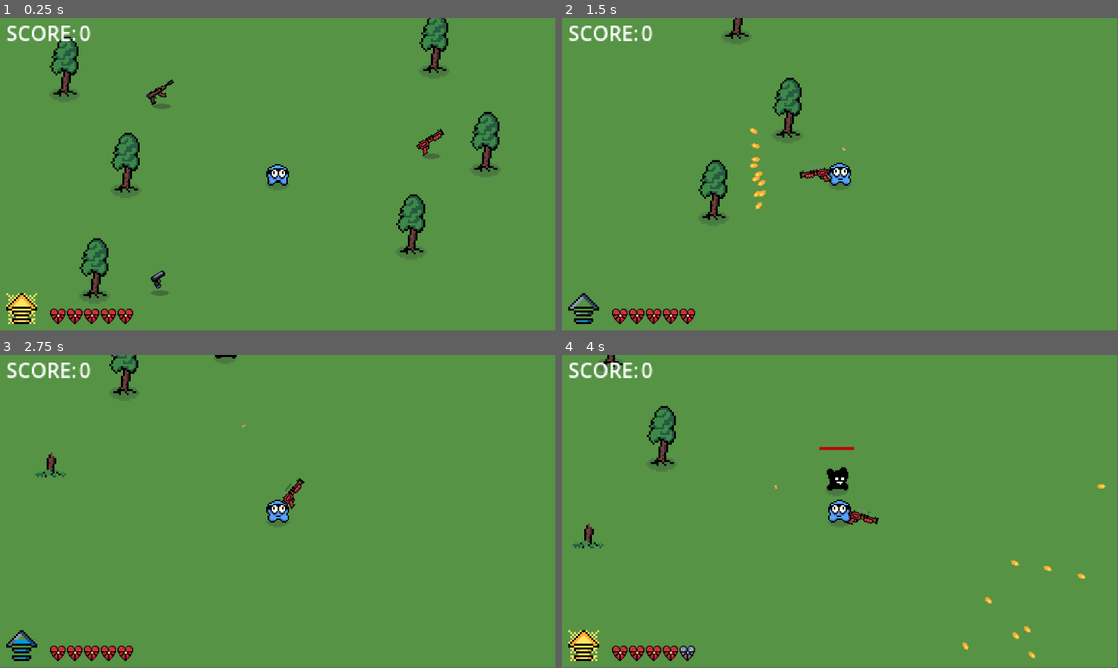
Above: before the commit, frames 1-4 (two rows, left to right).
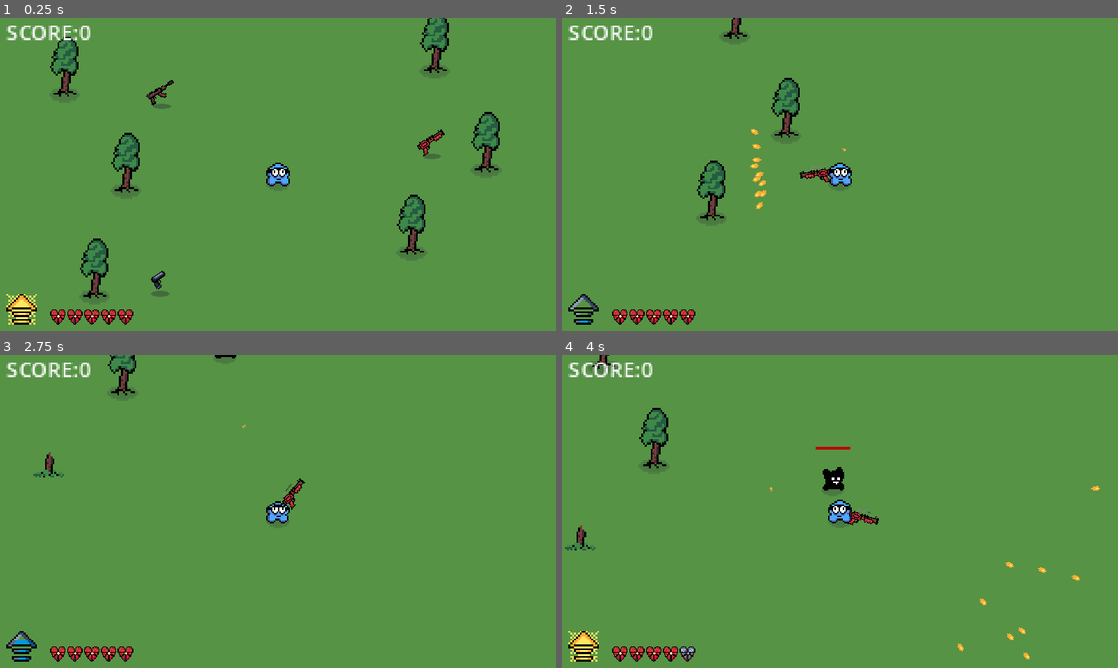
Above: after the commit, the same moments.

Repository: MicCode/zbra-survivors
Game: Godot game, scene res://game.tscn
Two runs of this game, one before a commit and one after it. Both use one fixed random seed, a clock stepped at 60 frames per second and the inputs below.
Inputs (mouse positions are in pixels of both pictures, inside the frame that each line leads up to):
- Up to frame 1 (0.25 s): no input
- Up to frame 2 (1.5 s): move the mouse to (962, 158) at 0.52 s; hold D (move_right) 0.53-1.28 s; hold Space (dash) 0.53-1.28 s; move the mouse to (728, 190) at 1.27 s; hold S (move_down) from 1.28 s (still down); click (728, 190) at 1.35 s
- Up to frame 3 (2.75 s): move the mouse to (333, 442) at 2.02 s; release S (move_down) at 2.03 s; hold D (move_right) from 2.03 s (still down); hold E (grab) from 2.03 s (still down)
- Up to frame 4 (4 s): move the mouse to (812, 574) at 2.77 s; release D (move_right) at 2.78 s; release E (grab) at 2.78 s; hold W (move_up) 2.78-3.53 s; tap Space (dash) at 2.85 s; move the mouse to (1006, 558) at 3.52 s; press the mouse at (1006, 558) at 3.53 s; hold A (move_left) from 3.53 s (still down)
In our replay, the window is 799x449 before the commit and 800x450 after it. These sizes can differ from the game's own. Grey fills any space a smaller window leaves; there, only what the larger window draws over its background counts as a difference.

The runs differ from the first frame. In frame 1, 2.2% of the frame differs, in the area x 1-90%, y 0-98%; in frame 2, 2.0%; in frame 3, 1.5%; in frame 4, 2.6%, in the area x 0-98%, y 0-98%.

Commit message:
feat: added player dead sprite + improved physics render frequency

Diff:
--- a/player/player.gd
+++ b/player/player.gd
@@ -7,6 +7,7 @@
 var is_pickup_blocked = false
 var equiped_gun: Gun
 var can_be_damaged = true
+var just_hurt = false
 
 func _ready():
 	init_health()
@@ -33,10 +34,11 @@
 		velocity = direction * GameState.player.move_speed * GameState.player.dash_speed_multiplier
 
 	move_and_slide()
-	if velocity.length() > 0:
-		%Sprite.play("walk")
-	else:
-		%Sprite.play("idle")
+	if !just_hurt:
+		if velocity.length() > 0:
+			%Sprite.play("walk")
+		else:
+			%Sprite.play("idle")
 
 func start_dashing():
 	%DashSound.play()
@@ -64,6 +66,8 @@
 	GameState.emit_player_change()
 	can_be_damaged = false
 	%DamageTimer.start(GameState.player.damage_cooldown_s)
+	%Sprite.play("hurt")
+	just_hurt = true
 
 	if GameState.player.health <= 0:
 		die()
@@ -101,9 +105,9 @@
 	health_depleted.emit()
 	GameState.player.is_alive = false
 	GameState.emit_player_change()
-	%Sprite.queue_free()
 	if equiped_gun != null:
 		equiped_gun.queue_free()
+	%Sprite.play("dead")
 
 
 func block_pickup():
@@ -136,3 +140,8 @@
 		%Sprite.modulate.a = 0.5
 	else:
 		%Sprite.modulate.a = 1.0
+
+func _on_sprite_animation_finished() -> void:
+	if just_hurt:
+		just_hurt = false
+		%Sprite.play("idle")
--- a/player/player.tscn
+++ b/player/player.tscn
@@ -1,12 +1,26 @@
-[gd_scene load_steps=16 format=3 uid="uid://gdo7fmio88fn"]
+[gd_scene load_steps=21 format=3 uid="uid://gdo7fmio88fn"]
 
 [ext_resource type="Script" path="res://player/player.gd" id="1_teghp"]
 [ext_resource type="Texture2D" uid="uid://dwuk1wotf6y50" path="res://sprites/shadow.png" id="2_hvbpw"]
+[ext_resource type="Texture2D" uid="uid://bgymw4l2oymtc" path="res://sprites/player/player-dead.png" id="3_2bqqa"]
+[ext_resource type="Texture2D" uid="uid://si1biqu2tpxp" path="res://sprites/player/player-hurt.png" id="3_b0r7w"]
 [ext_resource type="Texture2D" uid="uid://mbgktmkokcql" path="res://sprites/player/player-idle.png" id="3_hsq4i"]
 [ext_resource type="Texture2D" uid="uid://bjwiq2q541nft" path="res://sprites/player/player-walk.png" id="4_4gd1v"]
 [ext_resource type="PackedScene" uid="uid://cl0vk4malih5v" path="res://ui/health_bar.tscn" id="5_yybqa"]
 [ext_resource type="AudioStream" uid="uid://cykhxqq27ld8o" path="res://sounds/lazercannon.mp3" id="6_yhd2o"]
 [ext_resource type="AudioStream" uid="uid://c50m1xtfc84gp" path="res://sounds/beep.mp3" id="7_ngsqq"]
+
+[sub_resource type="AtlasTexture" id="AtlasTexture_uir31"]
+atlas = ExtResource("3_2bqqa")
+region = Rect2(0, 0, 16, 16)
+
+[sub_resource type="AtlasTexture" id="AtlasTexture_jvg3p"]
+atlas = ExtResource("3_b0r7w")
+region = Rect2(16, 0, 16, 16)
+
+[sub_resource type="AtlasTexture" id="AtlasTexture_u0oc7"]
+atlas = ExtResource("3_b0r7w")
+region = Rect2(0, 0, 16, 16)
 
 [sub_resource type="AtlasTexture" id="AtlasTexture_ie2s4"]
 atlas = ExtResource("3_hsq4i")
@@ -26,6 +40,25 @@
 
 [sub_resource type="SpriteFrames" id="SpriteFrames_pli0g"]
 animations = [{
+"frames": [{
+"duration": 1.0,
+"texture": SubResource("AtlasTexture_uir31")
+}],
+"loop": true,
+"name": &"dead",
+"speed": 5.0
+}, {
+"frames": [{
+"duration": 1.0,
+"texture": SubResource("AtlasTexture_jvg3p")
+}, {
+"duration": 1.0,
+"texture": SubResource("AtlasTexture_u0oc7")
+}],
+"loop": false,
+"name": &"hurt",
+"speed": 5.0
+}, {
 "frames": [{
 "duration": 1.0,
 "texture": SubResource("AtlasTexture_ie2s4")
@@ -75,7 +108,6 @@
 sprite_frames = SubResource("SpriteFrames_pli0g")
 animation = &"idle"
 autoplay = "idle"
-frame_progress = 0.505765
 
 [node name="CollisionShape2D" type="CollisionShape2D" parent="."]
 visible = false
@@ -136,6 +168,7 @@
 volume_db = -24.36
 pitch_scale = 2.8
 
+[connection signal="animation_finished" from="Sprite" to="." method="_on_sprite_animation_finished"]
 [connection signal="timeout" from="PickUpTimer" to="." method="_on_pick_up_timer_timeout"]
 [connection signal="timeout" from="DashCooldownTimer" to="." method="_on_dash_cooldown_timer_timeout"]
 [connection signal="timeout" from="DashTimer" to="." method="_on_dash_timer_timeout"]
--- a/project.godot
+++ b/project.godot
@@ -15,14 +15,17 @@
 run/main_scene="res://game.tscn"
 config/features=PackedStringArray("4.3", "Forward Plus")
 boot_splash/show_image=false
-config/icon="res://sprites/player/player-idle.png"
+config/icon="res://sprites/ennemies/mob-1-dead.png"
 
 [autoload]
 
 EnnemiesService="*res://globals/ennemies_service.gd"
-LootService="*res://globals/loot_service.gd"
 EquipmentService="*res://globals/equipment_service.gd"
 GameState="*res://globals/game_state.gd"
+
+[display]
+
+window/stretch/mode="canvas_items"
 
 [input]
 
@@ -75,6 +78,16 @@
 2d_physics/layer_4="projectiles"
 2d_physics/layer_5="collectibles"
 
+[physics]
+
+common/physics_ticks_per_second=200
+common/max_physics_steps_per_frame=25
+
 [rendering]
 
 textures/canvas_textures/default_texture_filter=0
+environment/defaults/default_clear_color=Color(0.180681, 0.406687, 0.253581, 1)
+anti_aliasing/quality/msaa_2d=3
+anti_aliasing/quality/msaa_3d=3
+anti_aliasing/quality/screen_space_aa=1
+anti_aliasing/quality/use_taa=true
Binary file added: sprites/player/player-dead.png
Not shown, added: sprites/player/player-dead.png.import
Binary file added: sprites/player/player-hurt.png
Not shown, added: sprites/player/player-hurt.png.import
Not shown, changed: README.md
